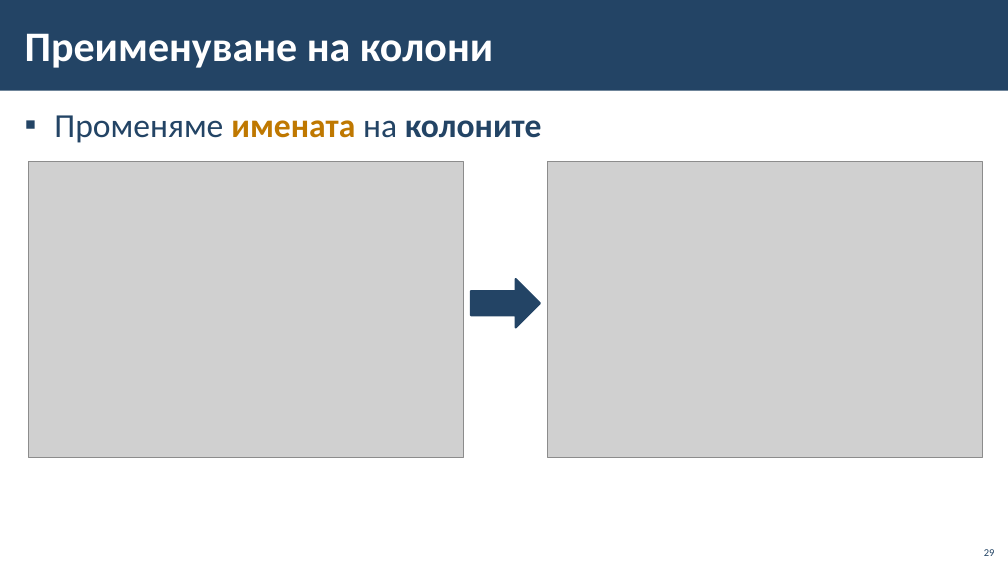
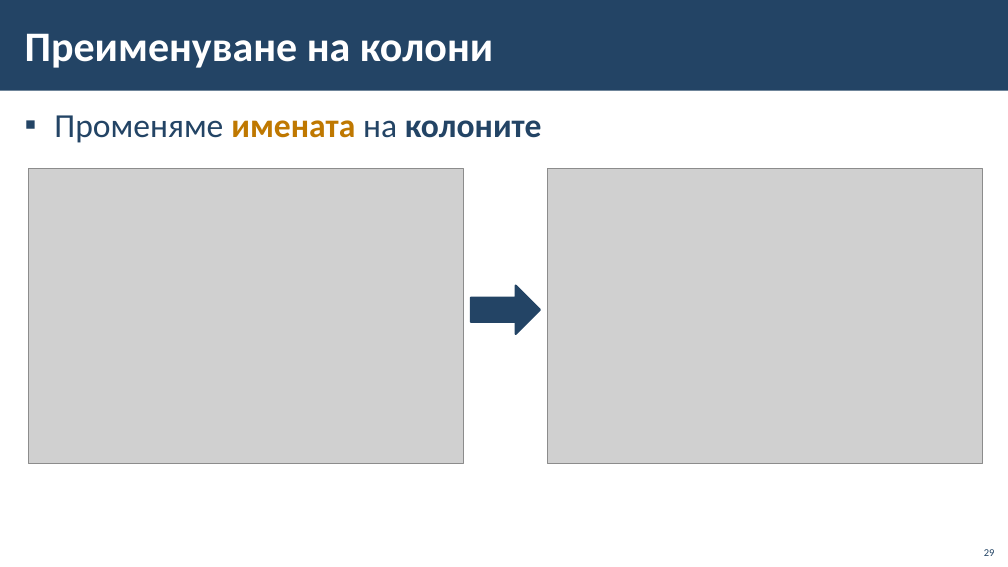
Before and after one commit to BG-IT-Edu/School-Programming, a slide deck: slide 29 of Courses/Software-Sciences/Module-4-Information-Systems-New/05-Connecting-Windows-Forms-with-database/05-Connecting-Windows-Forms-with-database.pptx. Drawn at 1008x567 pixels with LibreOffice and Linux fonts; fonts in the diff are those of the drawing; grey boxes stand for pictures; background and template pictures are left out. Boxes give left, top, right and bottom in pixels: in the first picture for what was removed or moved away, otherwise in the second. Text is boxed around its words. In the diff, an @@ line names an element or a change of style, - is before the commit and + after.

```diff
--- a/Courses/Software-Sciences/Module-4-Information-Systems-New/05-Connecting-Windows-Forms-with-database/05-Connecting-Windows-Forms-with-database.pptx
+++ b/Courses/Software-Sciences/Module-4-Information-Systems-New/05-Connecting-Windows-Forms-with-database/05-Connecting-Windows-Forms-with-database.pptx
@@ 2 pictures, 1 right arrow moved together from (x1=28, y1=162, x2=982, y2=457) to (x1=28, y1=168, x2=982, y2=464) @@
```
Also in this commit, not shown: 4 other slides changed.
